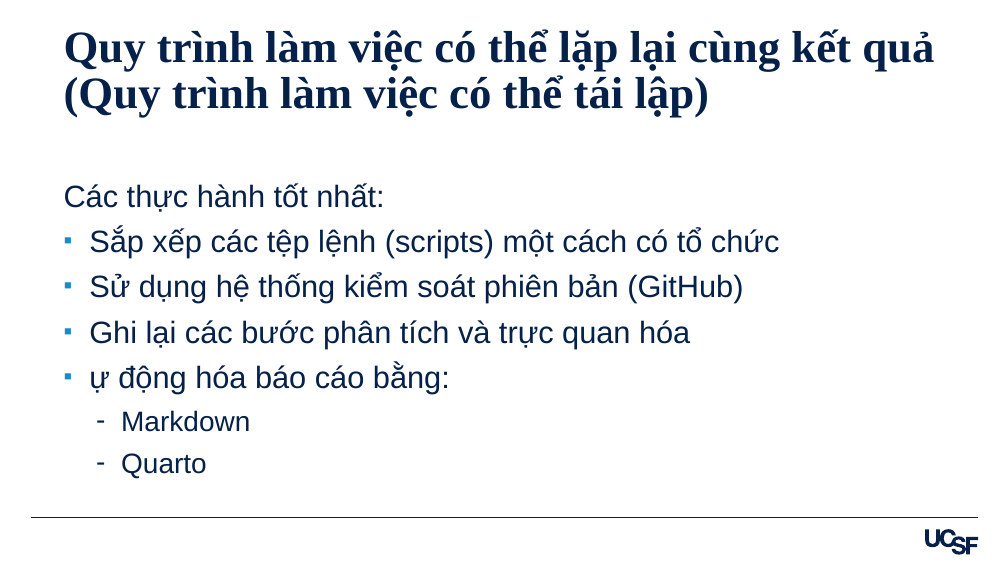
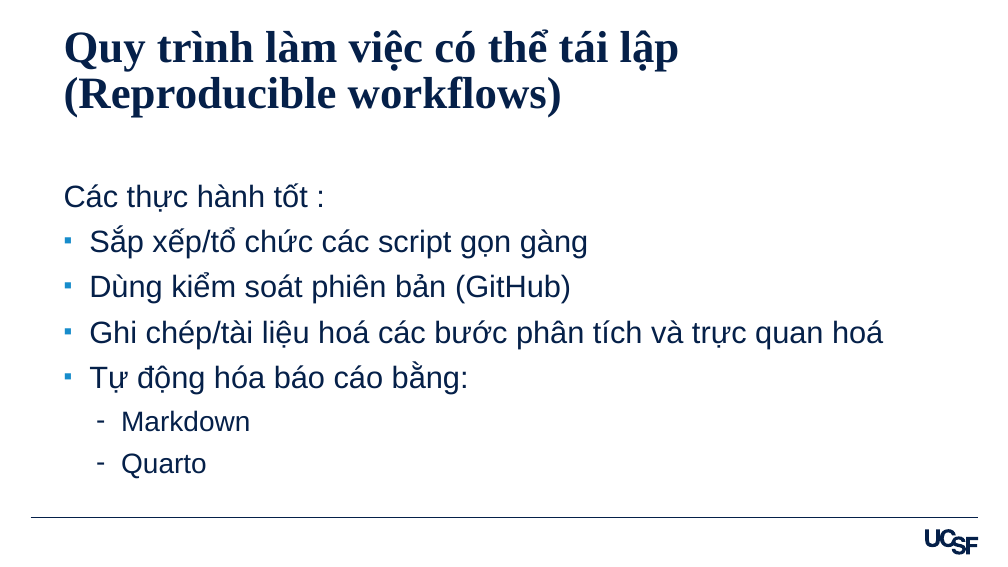
Before and after one commit to amirzazadeh/DataVisualization, a slide deck: slide 32 of Slides_Viet_Data_Visualization_in_R_Ali_Mirzazadeh.pptx. Drawn at 1008x567 pixels with LibreOffice and Linux fonts; fonts in the diff are those of the drawing. Boxes give left, top, right and bottom in pixels: in the first picture for what was removed or moved away, otherwise in the second. Text is boxed around its words. In the diff, an @@ line names an element or a change of style, - is before the commit and + after.

```diff
--- a/Slides_Viet_Data_Visualization_in_R_Ali_Mirzazadeh.pptx
+++ b/Slides_Viet_Data_Visualization_in_R_Ali_Mirzazadeh.pptx
@@ title at bbox=[64, 29, 680, 118]: text changed @@
-Quy trình làm việc có thể lặp lại cùng kết quả (Quy trình làm việc có thể tái lập)
+Quy trình làm việc có thể tái lập (Reproducible workflows)
@@ text at bbox=[64, 183, 883, 394]: text changed @@
-Các thực hành tốt nhất:
-▪ Sắp xếp các tệp lệnh (scripts) một cách có tổ chức
-▪ Sử dụng hệ thống kiểm soát phiên bản (GitHub)
-▪ Ghi lại các bước phân tích và trực quan hóa
-▪ ự động hóa báo cáo bằng:
+Các thực hành tốt :
+▪ Sắp xếp/tổ chức các script gọn gàng
+▪ Dùng kiểm soát phiên bản (GitHub)
+▪ Ghi chép/tài liệu hoá các bước phân tích và trực quan hoá
+▪ Tự động hóa báo cáo bằng:
```
Also in this commit, not shown: 30 other slides changed, 1 other file.
